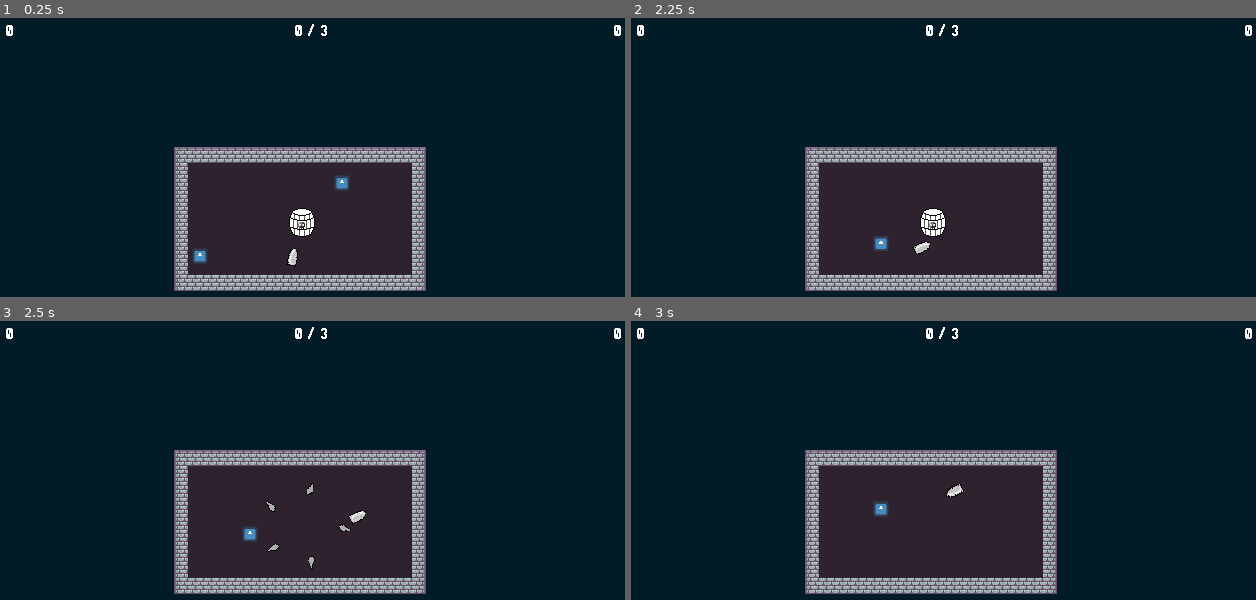
Above: before the commit, frames 1-4 (two rows, left to right).
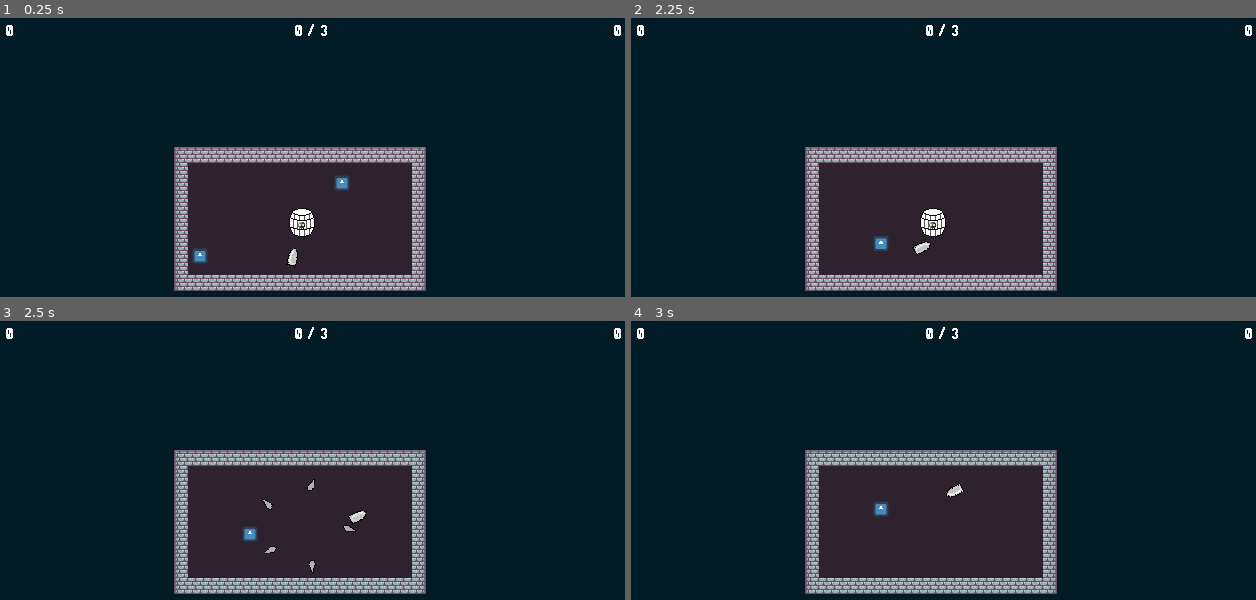
Above: after the commit, the same moments.

Repository: Thomas-Fortier/PirateJam2025
Game: Godot game, scene res://levels/playground_jon.tscn
The game is run twice, just before and just after one commit, with the same random seed, the same clock (stepped at 60 frames per second) and the same inputs. This scene is started directly instead of the project's main scene. The engine's default icon, where the game draws it, is replaced by a stand-in: a white triangle on a blue panel in a dark square.
Inputs (mouse positions are in pixels of both pictures, inside the frame that each line leads up to):
- Up to frame 1 (0.25 s): no input
- Up to frame 2 (2.25 s): tap Enter at 0.5 s; move the mouse to (1074, 179) at 0.52 s; click (1074, 179) at 0.6 s; move the mouse to (806, 216) at 1.27 s; click (806, 216) at 1.35 s; move the mouse to (999, 118) at 2.02 s; click (999, 118) at 2.1 s
- Up to frame 3 (2.5 s): no input
- Up to frame 4 (3 s): move the mouse to (906, 572) at 2.77 s; click (906, 572) at 2.85 s

Frames 1-2 are identical in both runs. In frame 3, 0.2% of the frame differs, in the area x 41-57%, y 56-91%; in frame 4, nothing differs.
Error in both runs: Assertion failed: No level was found / specified. (res://scripts/globals/game_manager.gd:49)

Commit message:
Added comment to clarify line purpose in shrapnel script and removed unnecessary functions and lines

Diff:
--- a/src/entities/exploding_barrel/exploding_barrel.gd
+++ b/src/entities/exploding_barrel/exploding_barrel.gd
@@ -3,7 +3,7 @@
 @export var shrapnel_scene: PackedScene
 @export var shrapnel_count: int = 5
 @export var explosion_radius: float = 10.0
-@export var explosion_force: float = 175.0
+@export var explosion_force: float = 200.0
 
 var _random_number_generator = RandomNumberGenerator.new()
 
--- a/src/entities/shrapnel/shrapnel.gd
+++ b/src/entities/shrapnel/shrapnel.gd
@@ -1,27 +1,22 @@
 extends RigidBody2D
 
 @export var damage: int = 250
-@export var lifetime: float = 10.0
+@export var lifetime: float = 20.0
 
 # Called when the node enters the scene tree for the first time.
 func _ready() -> void:
+	## Enable contact reporting so that the _on_body_entered signal will trigger
 	contact_monitor = true
 	max_contacts_reported = 5
 
-	call_deferred("connect", "body_entered", _on_body_entered)
+	## Connects the emitted signal to the _on_body_entered function and despawns any remaining shrapnel pieces after 20 seconds
+	body_entered.connect(_on_body_entered)
 	await get_tree().create_timer(lifetime).timeout
 	queue_free()
-
-# Called every frame. 'delta' is the elapsed time since the previous frame.
-func _process(_delta: float) -> void:
-	pass
 
 ## This function handles the interaction between the shrapnel and colliding enemies or walls
 func _on_body_entered(body):
 	## If the colliding object is an enemy, kill the enemy and despawn the shrapnel piece
-	if body is CharacterBody2D:
-		if body.has_method("kill"):
-			body.kill()
-			queue_free()
-	elif body is StaticBody2D or body is TileMapLayer:
-		queue_free()
+	if body is Enemy:
+		body.kill()
+	queue_free()
